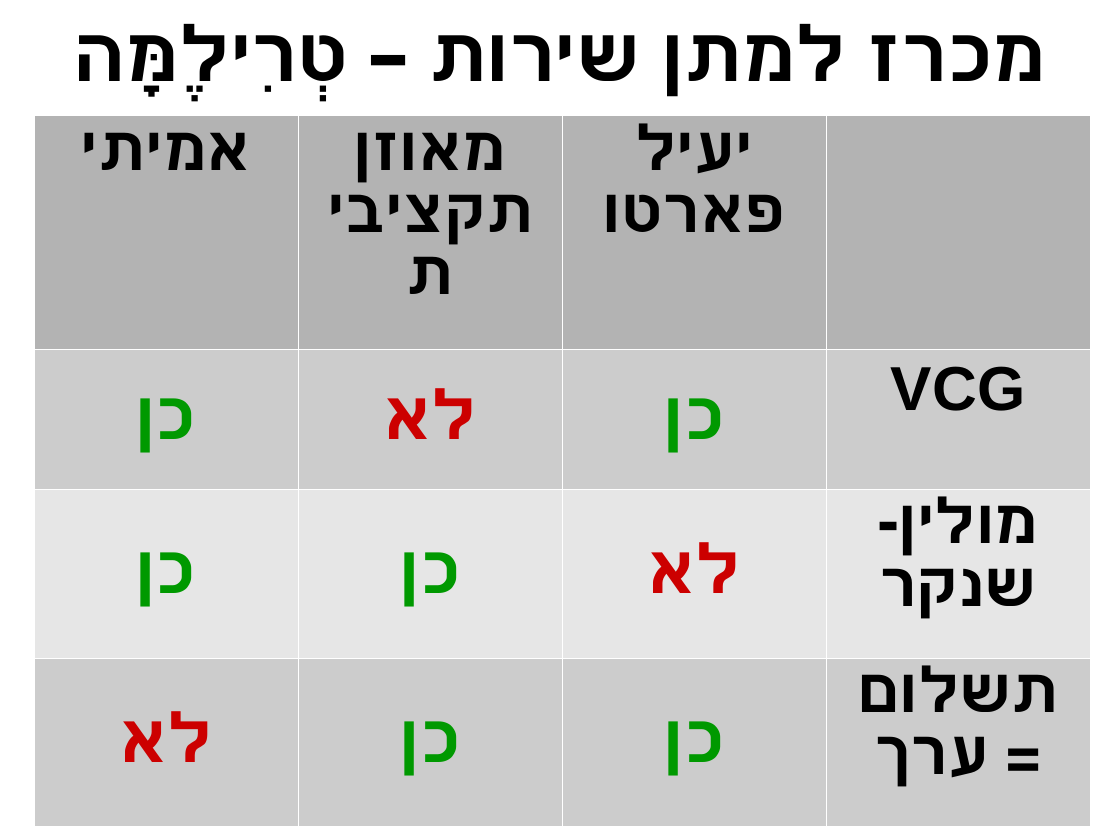
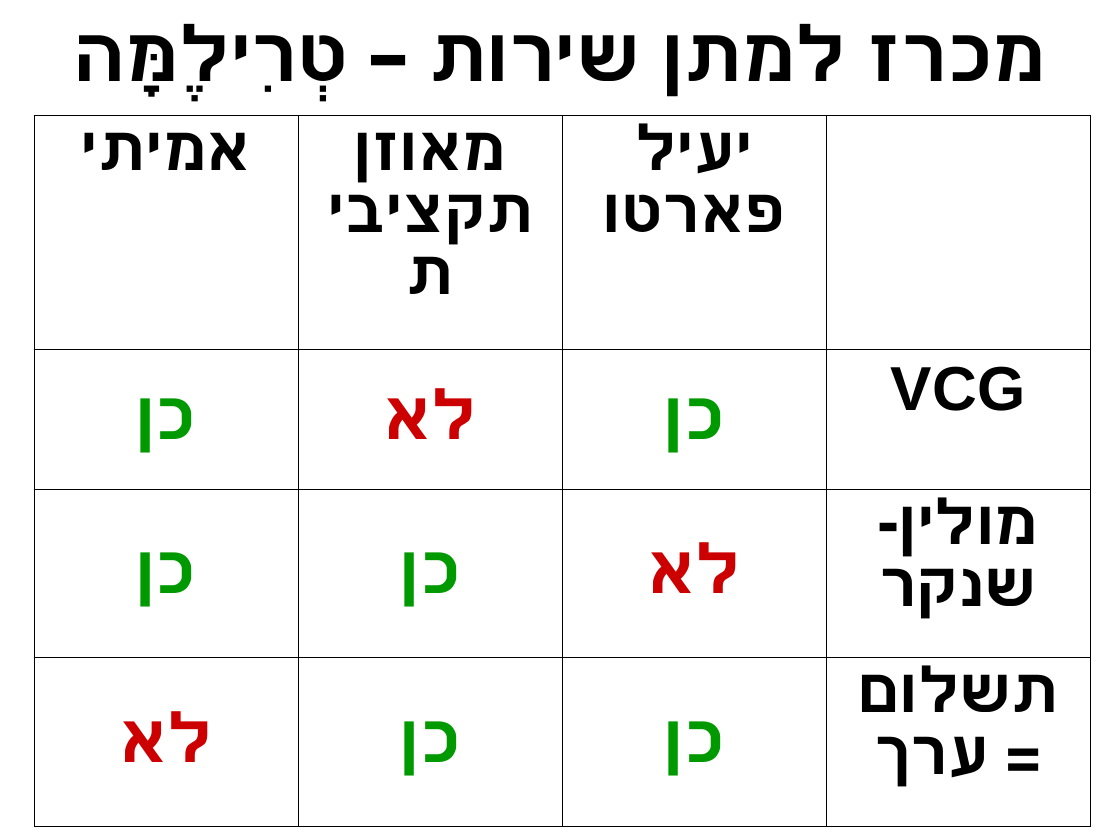
Before and after one commit to erelsgl-at-ariel/algorithms-5780, a slide deck: slide 24 of 08-cost-sharing/slides.odp (slide 19 before the commit). Drawn at 1120x840 pixels with LibreOffice and Linux fonts; fonts in the diff are those of the drawing. Boxes give left, top, right and bottom in pixels: in the first picture for what was removed or moved away, otherwise in the second. Text is boxed around its words. In the diff, an @@ line names an element or a change of style, - is before the commit and + after.

```diff
--- a/08-cost-sharing/slides.odp
+++ b/08-cost-sharing/slides.odp
@@ table at box(35, 116, 1092, 791) @@
@@ fill #B3B3B3 to none in 3 cells @@
@@ fill #CCCCCC to none in 8 cells @@
@@ fill #E6E6E6 to none in row 3 @@
@@ borders changed @@
```
Also in this commit, not shown: 5 other slides changed, 5 slides added, 4 other files.
